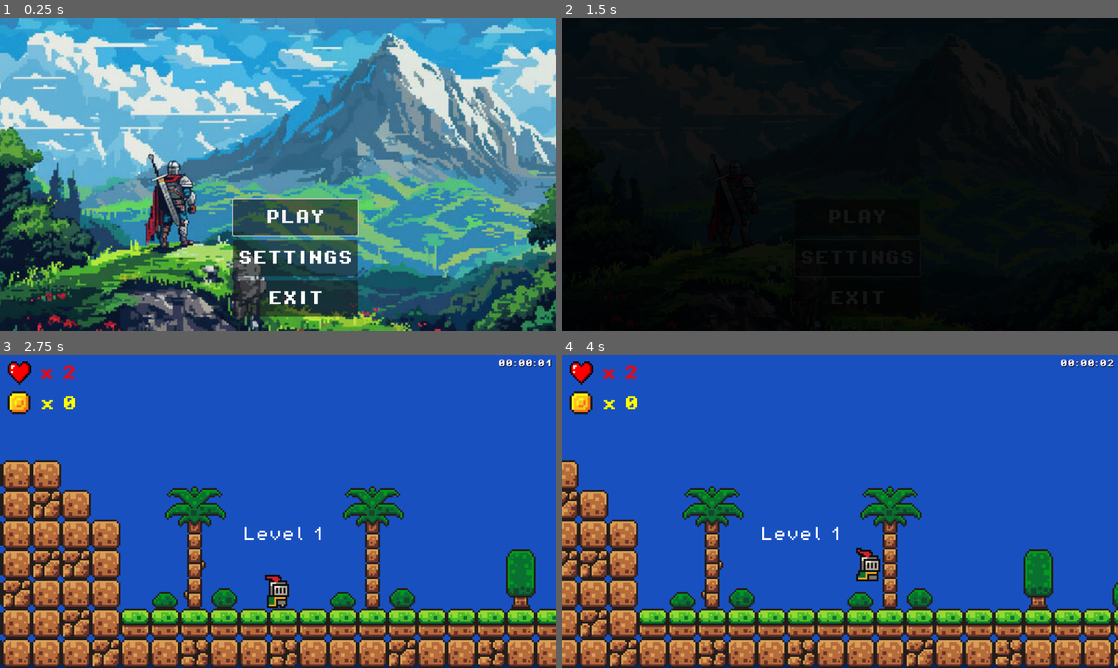
Above: before the commit, frames 1-4 (two rows, left to right).
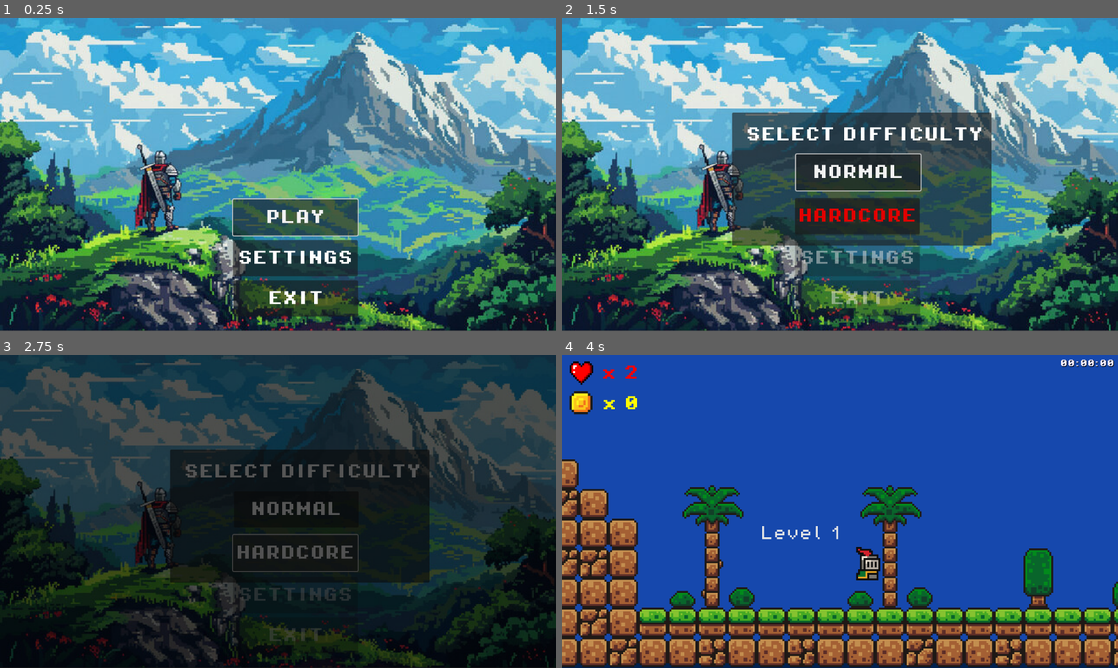
Above: after the commit, the same moments.

Repository: tiagonico/first_game_godot
Game: Godot game, scene res://scenes/master_scene.tscn
Two runs of this game, one before a commit and one after it. Both use one fixed random seed, a clock stepped at 60 frames per second and the inputs below.
Inputs (mouse positions are in pixels of both pictures, inside the frame that each line leads up to):
- Up to frame 1 (0.25 s): no input
- Up to frame 2 (1.5 s): click "SETTINGS" at 0.5 s; click "PLAY" at 1.25 s
- Up to frame 3 (2.75 s): click (294, 552) at 2 s, where only the run after the commit has a clickable "HARDCORE"
- Up to frame 4 (4 s): click (856, 508) at 2.75 s, where only the run after the commit has a clickable "NORMAL"; move the mouse to (962, 495) at 3.52 s; hold D (move_right) from 3.53 s (still down); tap Shift (walk) at 3.6 s; tap Space (jump) at 3.77, 3.8 s

The runs differ from the first frame. In frame 1, 62% of the frame differs, in the area x 0-100%, y 0-100%; in frame 2, 100%; in frame 3, 97%; in frame 4, 9.7%.

Commit message:
Add Hardmode

Diff:
--- /dev/null
+++ b/scenes/checkpoint.tscn
@@ -0,0 +1,104 @@
+[gd_scene load_steps=15 format=3 uid="uid://bdmmc8tmnjqa8"]
+
+[ext_resource type="Script" path="res://scripts/checkpoint.gd" id="1_5pawg"]
+[ext_resource type="Texture2D" uid="uid://bc42yc6ebu2wr" path="res://assets/sprites/flag.png" id="2_ppk08"]
+
+[sub_resource type="AtlasTexture" id="AtlasTexture_3ex02"]
+atlas = ExtResource("2_ppk08")
+region = Rect2(0, 0, 32, 48)
+
+[sub_resource type="AtlasTexture" id="AtlasTexture_vx8gs"]
+atlas = ExtResource("2_ppk08")
+region = Rect2(32, 0, 32, 48)
+
+[sub_resource type="AtlasTexture" id="AtlasTexture_ivhf0"]
+atlas = ExtResource("2_ppk08")
+region = Rect2(64, 0, 32, 48)
+
+[sub_resource type="AtlasTexture" id="AtlasTexture_ffke5"]
+atlas = ExtResource("2_ppk08")
+region = Rect2(96, 0, 32, 48)
+
+[sub_resource type="AtlasTexture" id="AtlasTexture_nwaxs"]
+atlas = ExtResource("2_ppk08")
+region = Rect2(128, 0, 32, 48)
+
+[sub_resource type="AtlasTexture" id="AtlasTexture_elj2x"]
+atlas = ExtResource("2_ppk08")
+region = Rect2(160, 0, 32, 48)
+
+[sub_resource type="AtlasTexture" id="AtlasTexture_nubjy"]
+atlas = ExtResource("2_ppk08")
+region = Rect2(192, 0, 32, 48)
+
+[sub_resource type="AtlasTexture" id="AtlasTexture_0mgyi"]
+atlas = ExtResource("2_ppk08")
+region = Rect2(224, 0, 32, 48)
+
+[sub_resource type="AtlasTexture" id="AtlasTexture_lgi2a"]
+atlas = ExtResource("2_ppk08")
+region = Rect2(256, 0, 32, 48)
+
+[sub_resource type="AtlasTexture" id="AtlasTexture_s77e0"]
+atlas = ExtResource("2_ppk08")
+region = Rect2(288, 0, 32, 48)
+
+[sub_resource type="SpriteFrames" id="SpriteFrames_yeea8"]
+animations = [{
+"frames": [{
+"duration": 1.0,
+"texture": SubResource("AtlasTexture_3ex02")
+}, {
+"duration": 1.0,
+"texture": SubResource("AtlasTexture_vx8gs")
+}, {
+"duration": 1.0,
+"texture": SubResource("AtlasTexture_ivhf0")
+}, {
+"duration": 1.0,
+"texture": SubResource("AtlasTexture_ffke5")
+}, {
+"duration": 1.0,
+"texture": SubResource("AtlasTexture_nwaxs")
+}, {
+"duration": 1.0,
+"texture": SubResource("AtlasTexture_elj2x")
+}, {
+"duration": 1.0,
+"texture": SubResource("AtlasTexture_nubjy")
+}, {
+"duration": 1.0,
+"texture": SubResource("AtlasTexture_0mgyi")
+}, {
+"duration": 1.0,
+"texture": SubResource("AtlasTexture_lgi2a")
+}, {
+"duration": 1.0,
+"texture": SubResource("AtlasTexture_s77e0")
+}],
+"loop": true,
+"name": &"new_animation",
+"speed": 10.0
+}]
+
+[sub_resource type="RectangleShape2D" id="RectangleShape2D_xuvfi"]
+size = Vector2(31, 47)
+
+[node name="Checkpoint" type="Area2D"]
+scale = Vector2(0.5, 0.5)
+collision_mask = 2
+script = ExtResource("1_5pawg")
+
+[node name="AnimatedSprite2D" type="AnimatedSprite2D" parent="."]
+sprite_frames = SubResource("SpriteFrames_yeea8")
+animation = &"new_animation"
+autoplay = "new_animation"
+frame_progress = 0.655948
+
+[node name="CollisionShape2D" type="CollisionShape2D" parent="."]
+position = Vector2(-0.5, 0.5)
+shape = SubResource("RectangleShape2D_xuvfi")
+
+[connection signal="body_entered" from="." to="." method="_on_body_entered"]
+[connection signal="body_exited" from="." to="." method="_on_body_exited"]
+[connection signal="ready" from="." to="." method="_on_ready"]
--- a/scenes/menu.tscn
+++ b/scenes/menu.tscn
@@ -1,8 +1,10 @@
-[gd_scene load_steps=7 format=3 uid="uid://cpavm8a5tvn4l"]
+[gd_scene load_steps=8 format=3 uid="uid://cpavm8a5tvn4l"]
 
 [ext_resource type="Script" path="res://scripts/menu.gd" id="1_k2rgp"]
 [ext_resource type="FontFile" uid="uid://ccyvbi5e0k2ym" path="res://assets/fonts/PixelOperator8-Bold.ttf" id="1_nay07"]
 [ext_resource type="Texture2D" uid="uid://c0lqlnfbx8v7a" path="res://assets/images/background.jpg" id="3_5bw51"]
+
+[sub_resource type="Theme" id="Theme_82tcq"]
 
 [sub_resource type="Animation" id="Animation_81qvi"]
 resource_name = "fade_in"
@@ -99,6 +101,43 @@
 theme_override_font_sizes/font_size = 32
 text = "EXIT"
 
+[node name="Panel" type="Panel" parent="CanvasLayer"]
+offset_left = 367.0
+offset_top = 204.0
+offset_right = 927.0
+offset_bottom = 491.0
+theme = SubResource("Theme_82tcq")
+
+[node name="Label" type="Label" parent="CanvasLayer/Panel"]
+layout_mode = 0
+offset_left = 30.0
+offset_top = 32.0
+offset_right = 542.0
+offset_bottom = 64.0
+theme_override_fonts/font = ExtResource("1_nay07")
+theme_override_font_sizes/font_size = 32
+text = "SELECT DIFFICULTY"
+
+[node name="ButtonNormal" type="Button" parent="CanvasLayer/Panel"]
+offset_left = 138.0
+offset_top = 90.0
+offset_right = 407.0
+offset_bottom = 168.0
+theme_override_colors/font_color = Color(1, 1, 1, 1)
+theme_override_fonts/font = ExtResource("1_nay07")
+theme_override_font_sizes/font_size = 32
+text = "NORMAL"
+
+[node name="ButtonHardcore" type="Button" parent="CanvasLayer/Panel"]
+offset_left = 136.0
+offset_top = 184.0
+offset_right = 405.0
+offset_bottom = 262.0
+theme_override_colors/font_color = Color(0.891291, 4.18738e-06, 8.66354e-07, 1)
+theme_override_fonts/font = ExtResource("1_nay07")
+theme_override_font_sizes/font_size = 32
+text = "HARDCORE"
+
 [node name="Transition" type="AnimationPlayer" parent="CanvasLayer"]
 unique_name_in_owner = true
 root_node = NodePath("../..")
@@ -108,21 +147,24 @@
 
 [node name="ColorRect" type="ColorRect" parent="CanvasLayer/Transition"]
 visible = false
-self_modulate = Color(1, 1, 1, 0)
 offset_left = -4.0
 offset_right = 1318.0
 offset_bottom = 727.0
 color = Color(0, 0, 0, 1)
 
 [node name="Sprite2D" type="Sprite2D" parent="."]
-position = Vector2(653, 362)
-scale = Vector2(2.04068, 2.00833)
+position = Vector2(601, 337)
+scale = Vector2(1.86948, 1.87361)
 texture = ExtResource("3_5bw51")
 
 [connection signal="mouse_entered" from="CanvasLayer/ButtonPlay" to="." method="_on_button_play_mouse_entered"]
 [connection signal="pressed" from="CanvasLayer/ButtonPlay" to="." method="_on_button_play_pressed"]
-[connection signal="mouse_entered" from="CanvasLayer/ButtonSettings" to="." method="_on_button_play_mouse_entered"]
-[connection signal="pressed" from="CanvasLayer/ButtonSettings" to="." method="_on_button_play_pressed"]
+[connection signal="mouse_entered" from="CanvasLayer/ButtonSettings" to="." method="_on_button_settings_mouse_entered"]
+[connection signal="pressed" from="CanvasLayer/ButtonSettings" to="." method="_on_button_settings_pressed"]
 [connection signal="mouse_entered" from="CanvasLayer/ButtonQuit" to="." method="_on_button_quit_mouse_entered"]
 [connection signal="pressed" from="CanvasLayer/ButtonQuit" to="." method="_on_button_quit_pressed"]
+[connection signal="mouse_entered" from="CanvasLayer/Panel/ButtonNormal" to="." method="_on_button_normal_mouse_entered"]
+[connection signal="pressed" from="CanvasLayer/Panel/ButtonNormal" to="." method="_on_button_normal_pressed"]
+[connection signal="mouse_entered" from="CanvasLayer/Panel/ButtonHardcore" to="." method="_on_button_hardcore_mouse_entered"]
+[connection signal="pressed" from="CanvasLayer/Panel/ButtonHardcore" to="." method="_on_button_hardcore_pressed"]
 [connection signal="animation_finished" from="CanvasLayer/Transition" to="." method="_on_transition_animation_finished"]
--- /dev/null
+++ b/scripts/checkpoint.gd
@@ -0,0 +1,8 @@
+extends Node2D
+
+func _on_ready():
+	if Global.is_hardcore:
+		visible = false
+
+func _on_body_entered(body):
+	PlayerVariables.checkpoint = 1
--- a/scripts/game_manager.gd
+++ b/scripts/game_manager.gd
@@ -23,6 +23,9 @@
 
 func _on_ready():
 	transition.play("fade_in")
+	if !Global.is_hardcore:
+		player.position = PlayerVariables.get_checkpoint_position()
+
 	mouse_position = get_viewport().get_mouse_position()
 	Input.set_mouse_mode(Input.MOUSE_MODE_HIDDEN)
 	SignalManager.player_died.connect(player_dead)
--- a/scripts/global.gd
+++ b/scripts/global.gd
@@ -4,6 +4,7 @@
 var max_level = 2
 var coins_to_life = 20
 var time = 0
+var is_hardcore = false
 
 func get_seconds():
 	return fmod(time, 60)
--- a/scripts/killzone.gd
+++ b/scripts/killzone.gd
@@ -13,4 +13,7 @@
 		Global.go_to_current_level()
 	else:
 		PlayerVariables.reset_variables()
-		Global.go_to_main_menu()
+		if Global.is_hardcore:
+			Global.go_to_main_menu()
+		else:
+			Global.go_to_current_level()
--- a/scripts/level_goal.gd
+++ b/scripts/level_goal.gd
@@ -20,7 +20,6 @@
 	timer.start()
 
 func _on_timer_timeout():
-	SignalManager.toggle_level_passed.emit()
 	transition.play("fade_out")
 
 func _on_transition_animation_finished(anim_name):
--- a/scripts/menu.gd
+++ b/scripts/menu.gd
@@ -2,15 +2,24 @@
 
 var mouse_position
 var button_selected = 1
-var number_of_buttons = 2
+var number_of_buttons = 3
+
+var panel_button_selected = 1
+var panel_number_of_buttons = 2
+var locked = false
 
 @onready var button_play = $CanvasLayer/ButtonPlay
 @onready var button_quit = $CanvasLayer/ButtonQuit
 @onready var transition = %Transition
+@onready var panel = $CanvasLayer/Panel
+@onready var button_settings = $CanvasLayer/ButtonSettings
+@onready var button_normal = $CanvasLayer/Panel/ButtonNormal
+@onready var button_hardcore = $CanvasLayer/Panel/ButtonHardcore
 
 func _ready():
 	mouse_position = get_viewport().get_mouse_position()
 	Input.set_mouse_mode(Input.MOUSE_MODE_HIDDEN)
+	panel.visible = false
 	focus_button()
 
 func _process(_delta):
@@ -21,56 +30,151 @@
 		Input.set_mouse_mode(Input.MOUSE_MODE_VISIBLE)
 	mouse_position = get_viewport().get_mouse_position()
 
-	if Input.is_action_just_pressed("up"):
-		button_pressed("up")
-	elif Input.is_action_just_pressed("down"):
-		button_pressed("down")
-	elif Input.is_action_just_pressed("jump"):
-		button_pressed("select")
+	if !locked:
+		if Input.is_action_just_pressed("up"):
+			button_pressed("up")
+		elif Input.is_action_just_pressed("down"):
+			button_pressed("down")
+		elif Input.is_action_just_pressed("jump"):
+			button_pressed("select")
+		elif Input.is_action_just_pressed("pause") or Input.is_action_just_pressed("walk"):
+			button_pressed("back")
 
 func focus_button():
 	if button_selected == 1:
 		button_play.grab_focus()
+		button_settings.release_focus()
 		button_quit.release_focus()
 	elif button_selected == 2:
 		button_play.release_focus()
+		button_settings.grab_focus()
+		button_quit.release_focus()
+	elif button_selected == 3:
+		button_play.release_focus()
+		button_settings.release_focus()
 		button_quit.grab_focus()
 
+func focus_button_panel():
+	if panel_button_selected == 1:
+		button_normal.grab_focus()
+		button_hardcore.release_focus()
+	elif panel_button_selected == 2:
+		button_normal.release_focus()
+		button_hardcore.grab_focus()
+
+func release_focus_all():
+	button_quit.release_focus()
+	button_play.release_focus()
+	button_settings.release_focus()
+
 func press_button():
-	if button_selected == 1:
-		_on_button_play_pressed()
-	elif button_selected == 2:
-		_on_button_quit_pressed()
+	if !panel.visible:
+		if button_selected == 1:
+			_on_button_play_pressed()
+		elif button_selected == 2:
+			_on_button_settings_pressed()
+		elif button_selected == 3:
+			_on_button_quit_pressed()
+	else:
+		if panel_button_selected == 1:
+			_on_button_normal_pressed()
+		elif panel_button_selected == 2:
+			_on_button_hardcore_pressed()
 
 func button_pressed(option):
-	if option == "up":
-		button_selected-=1
-		if button_selected == 0:
-			button_selected = number_of_buttons
-		focus_button()
-	elif option == "down":
-		button_selected+=1
-		if button_selected > number_of_buttons:
-			button_selected = 1
-		focus_button()
-	elif option == "select":
-		press_button()
+	if !panel.visible:
+		if option == "up":
+			button_selected-=1
+			if button_selected == 0:
+				button_selected = number_of_buttons
+			focus_button()
+		elif option == "down":
+			button_selected+=1
+			if button_selected > number_of_buttons:
+				button_selected = 1
+			focus_button()
+		elif option == "select":
+			press_button()
+	else:
+		if option == "up":
+			panel_button_selected-=1
+			if panel_button_selected == 0:
+				panel_button_selected = panel_number_of_buttons
+			focus_button_panel()
+		elif option == "down":
+			panel_button_selected+=1
+			if panel_button_selected > panel_number_of_buttons:
+				panel_button_selected = 1
+			focus_button_panel()
+		elif option == "back":
+			panel.visible = false
+			enable_main_buttons()
+			focus_button()
+		elif option == "select":
+			press_button()
+
+func disable_main_buttons():
+	button_play.disabled = true
+	button_settings.disabled = true
+	button_quit.disabled = true
+
+func enable_main_buttons():
+	button_play.disabled = false
+	button_settings.disabled = false
+	button_quit.disabled = false
+
+func disable_panel_buttons():
+	button_normal.disabled = true
+	button_hardcore.disabled = true
 
 func _on_button_play_mouse_entered():
-	button_selected = 1
-	focus_button()
+	if !panel.visible:
+		button_selected = 1
+		focus_button()
+
+func _on_button_settings_mouse_entered():
+	if !panel.visible:
+		button_selected = 2
+		focus_button()
 
 func _on_button_quit_mouse_entered():
-	button_selected = 2
-	focus_button()
+	if !panel.visible:
+		button_selected = 3
+		focus_button()
 
-func _on_button_play_pressed():
-	transition.play("fade_out")
+func _on_button_normal_mouse_entered():
+	if !locked:
+		panel_button_selected = 1
+		focus_button_panel()
+
+func _on_button_hardcore_mouse_entered():
+	if !locked:
+		panel_button_selected = 2
+		focus_button_panel()
 
 func _on_transition_animation_finished(_anim_name):
 	PlayerVariables.reset_variables()
 	Global.reset_time()
 	Global.go_to_current_level()
 
+func _on_button_play_pressed():
+	panel.visible = true
+	disable_main_buttons()
+	release_focus_all()
+	focus_button_panel()
+
 func _on_button_quit_pressed():
 	get_tree().quit()
+
+func _on_button_settings_pressed():
+	pass # Replace with function body.
+
+func _on_button_normal_pressed():
+	locked = true
+	Global.is_hardcore = false
+	transition.play("fade_out")
+
+func _on_button_hardcore_pressed():
+	locked = true
+	Global.is_hardcore = true
+	transition.play("fade_out")
--- a/scripts/player.gd
+++ b/scripts/player.gd
@@ -11,7 +11,6 @@
 
 # Get the gravity from the project settings to be synced with RigidBody nodes.
 var gravity = ProjectSettings.get_setting("physics/2d/default_gravity")
-
 
 func _physics_process(delta):
 
--- a/scripts/player_variables.gd
+++ b/scripts/player_variables.gd
@@ -1,16 +1,29 @@
 extends Node
 
-var lifes_number = 2
+var lifes_number = 3
 var coins_number = 0
 var player_level = 1
+var checkpoint = 0
 
 func reset_variables():
-	lifes_number = 2
 	coins_number = 0
-	player_level = 1
+	lifes_number = 3
+	checkpoint = 0
+	if Global.is_hardcore:
+		player_level = 1
+		lifes_number = 2
 
 func lose_life():
 	lifes_number-=1
 
 func has_lifes():
 	return lifes_number >= 0
+
+func get_checkpoint_position():
+	if player_level == 1:
+		return Vector2(-315,17)
+	elif player_level == 2:
+		if checkpoint == 0:
+			return Vector2(-1023,-555)
+		elif checkpoint == 1:
+			return Vector2(2516,-603)
Not shown, changed: scenes/level_2.tscn
